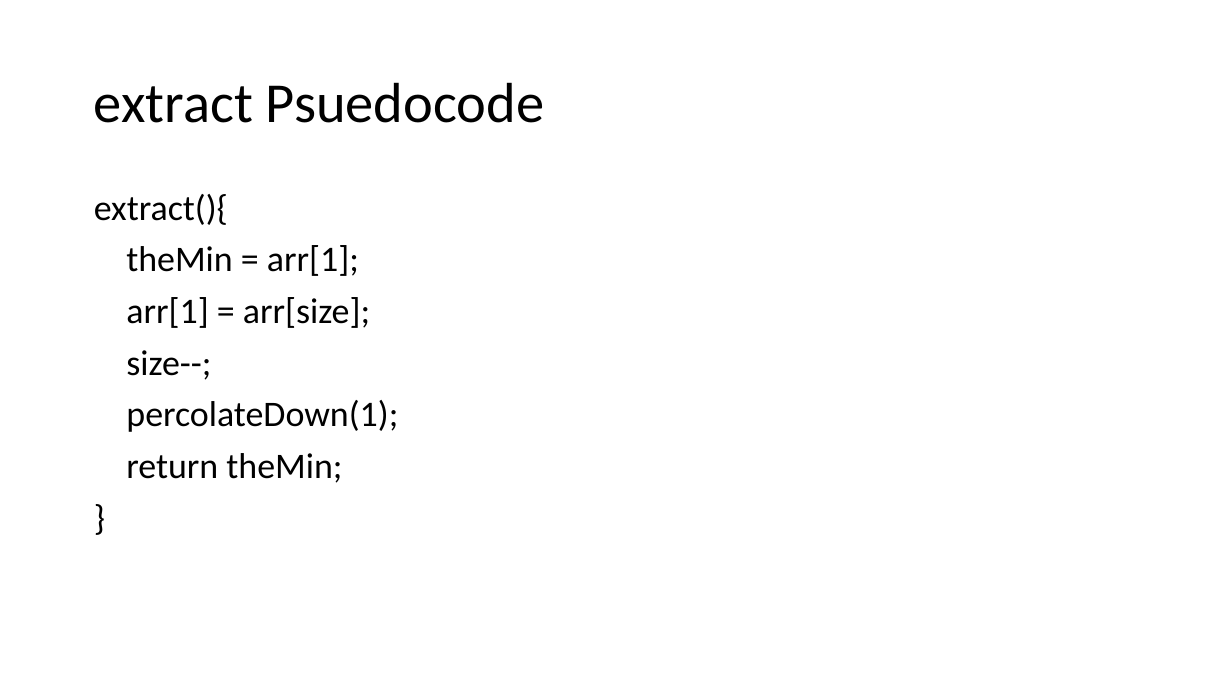
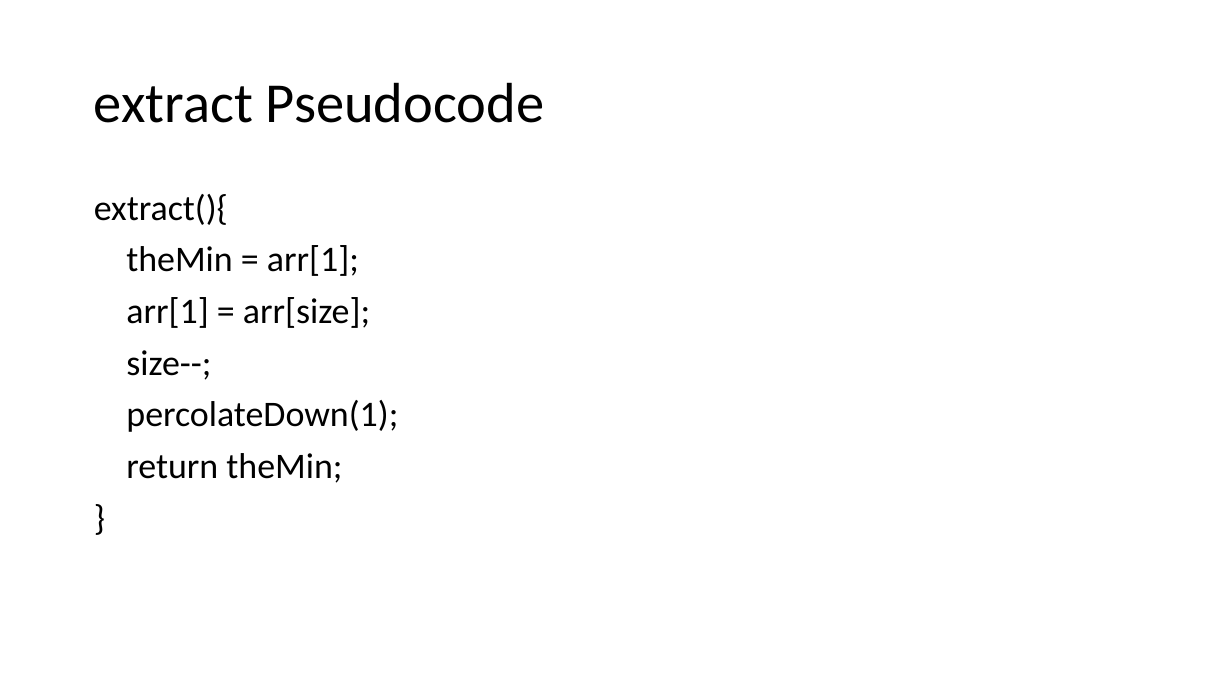
Before and after one commit to natebrunelle/cse332, a slide deck: slide 25 of markdown/files/slides/lecture5_pqs.pptx (slide 27 before the commit). Drawn at 1232x693 pixels with LibreOffice and Linux fonts; fonts in the diff are those of the drawing. Boxes give left, top, right and bottom in pixels: in the first picture for what was removed or moved away, otherwise in the second. Text is boxed around its words. In the diff, an @@ line names an element or a change of style, - is before the commit and + after.

```diff
--- a/markdown/files/slides/lecture5_pqs.pptx
+++ b/markdown/files/slides/lecture5_pqs.pptx
@@ title at [94, 82, 544, 123]: text changed @@
-extract Psuedocode
+extract Pseudocode
```
Also in this commit, not shown: 2 other slides changed, 2 slides added, 5 slides removed, 13 other files.
